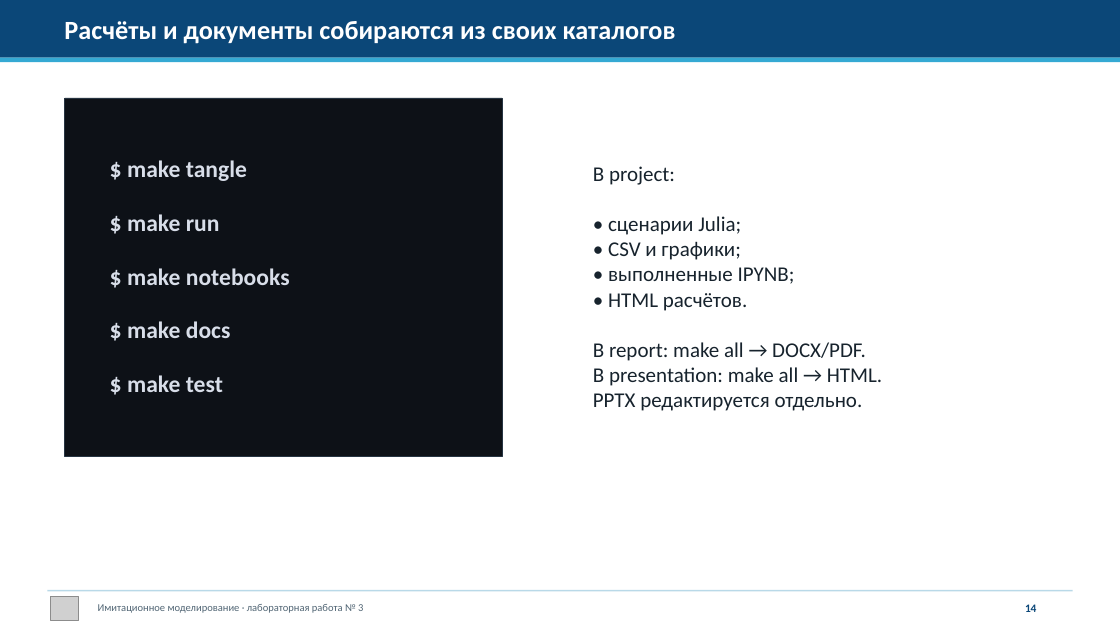
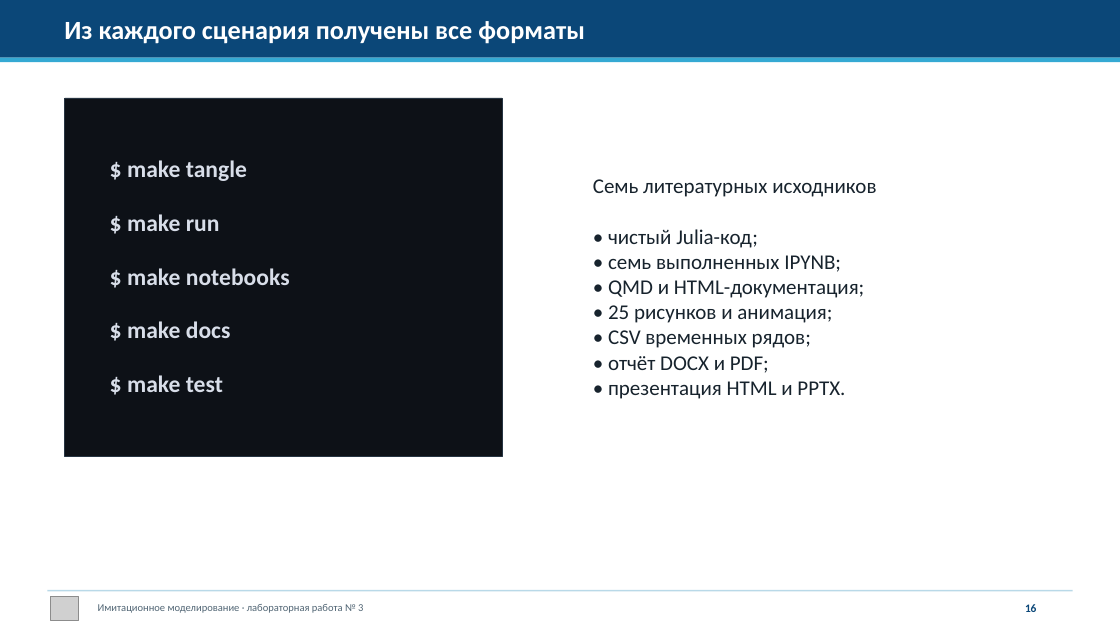
Before and after one commit to dakuokkonen1/study-2026-simulation-modeling, a slide deck: slide 16 of labs/lab03/presentation/simulation-modeling-lab03-presentation.pptx (slide 14 before the commit). Drawn at 1120x630 pixels with LibreOffice and Linux fonts; fonts in the diff are those of the drawing; grey boxes stand for pictures. Boxes give left, top, right and bottom in pixels: in the first picture for what was removed or moved away, otherwise in the second. Text is boxed around its words. In the diff, an @@ line names an element or a change of style, - is before the commit and + after.

Commit message:
docs(lab03): update report and presentation

```diff
--- a/labs/lab03/presentation/simulation-modeling-lab03-presentation.pptx
+++ b/labs/lab03/presentation/simulation-modeling-lab03-presentation.pptx
@@ text at [64,21,585,44]: text changed @@
-Расчёты и документы собираются из своих каталогов
+Из каждого сценария получены все форматы
@@ text at [593,179,876,399]: text changed @@
-В project:
-• сценарии Julia;
-• CSV и графики;
-• выполненные IPYNB;
-• HTML расчётов.
-В report: make all → DOCX/PDF.
-В presentation: make all → HTML.
-PPTX редактируется отдельно.
+Семь литературных исходников
+• чистый Julia-код;
+• семь выполненных IPYNB;
+• QMD и HTML-документация;
+• 25 рисунков и анимация;
+• CSV временных рядов;
+• отчёт DOCX и PDF;
+• презентация HTML и PPTX.
```
Also in this commit, not shown: 3 other slides changed, 13 slides added, 11 slides removed, 14 other files.
